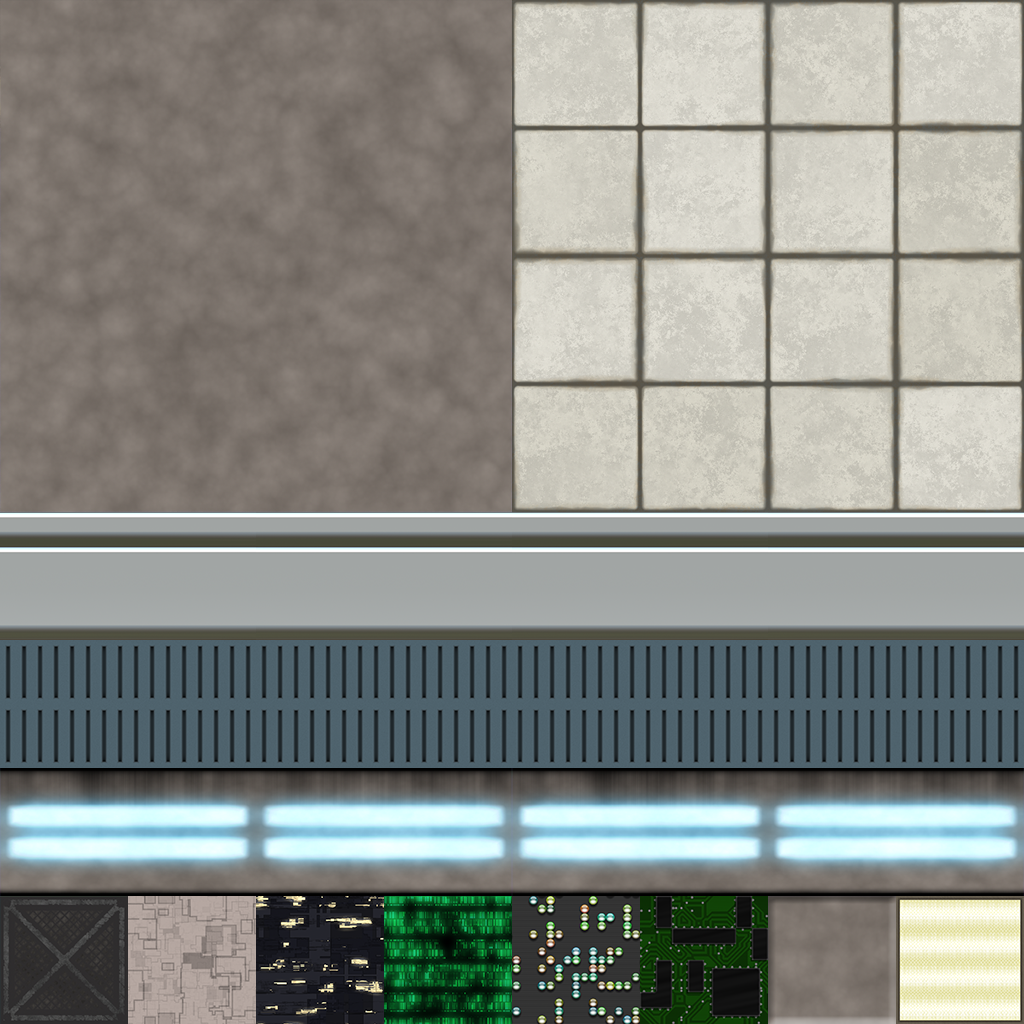
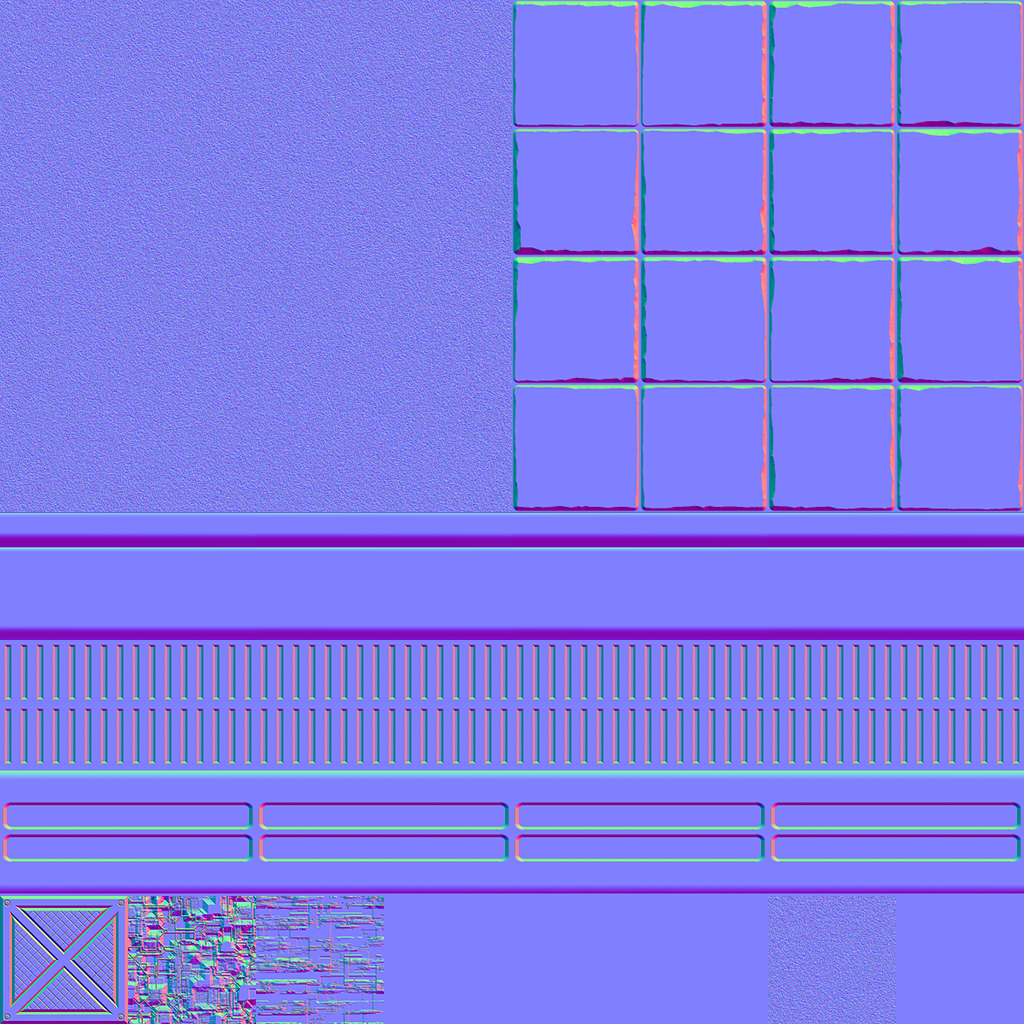
Layers edited between the first and the second w=1024, h=1024 image:
hid group "diffuse" (34 layers) over (x1=0, y1=0, x2=1024, y2=1024)
